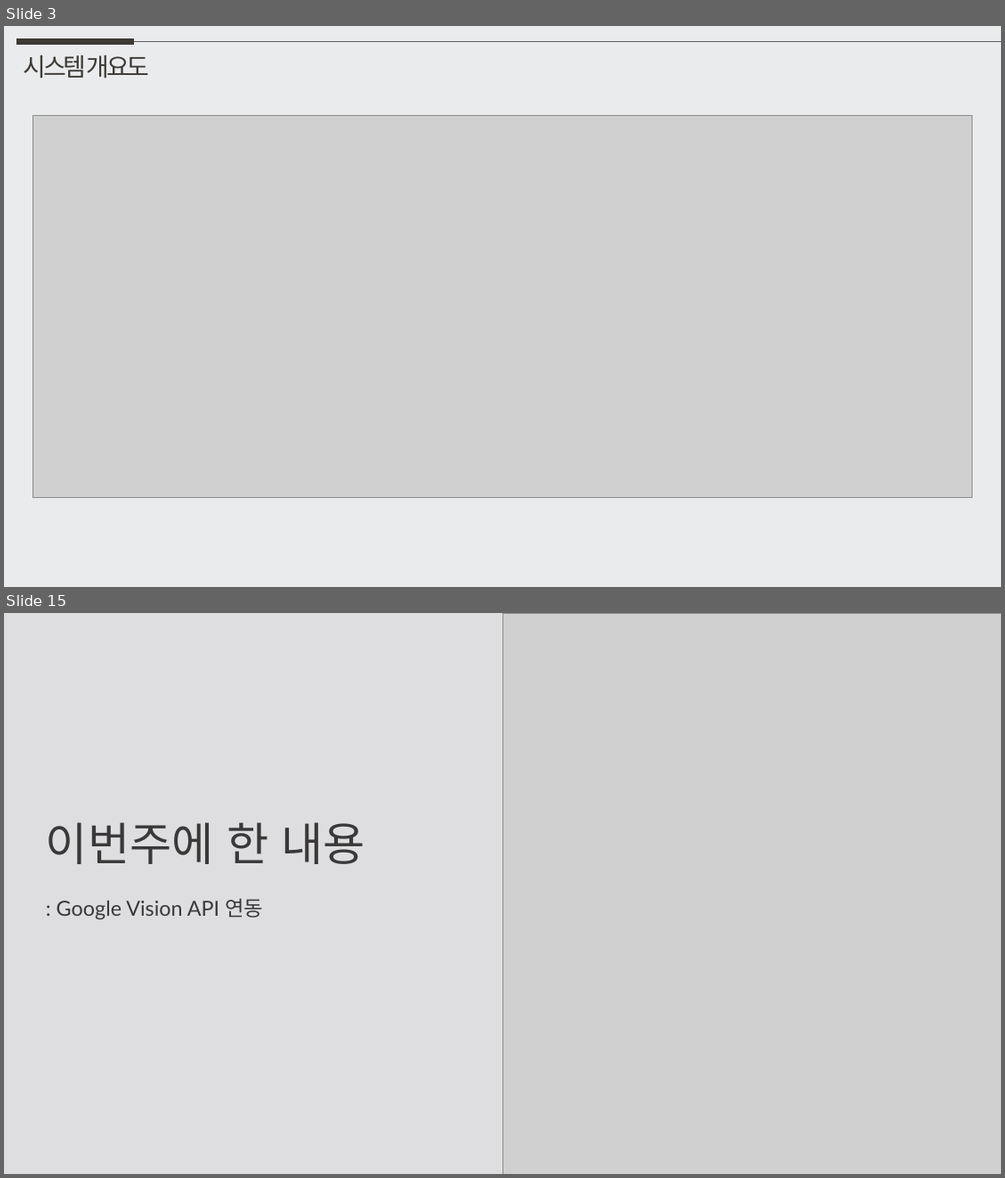
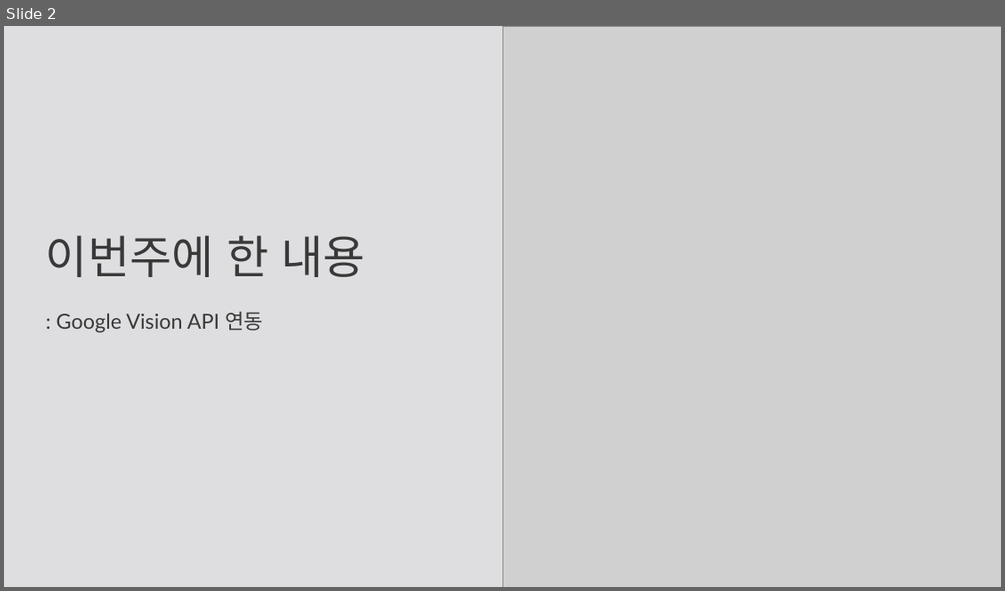
Before and after one commit to weaknessHero/Project_AvatarS, a slide deck: 발표자료/업데이트/LJJppt.pptx. Shown one above the other, each under a label of ours: slides 3 and 15 before the commit, slide 2 after it; the slides between them are not shown. The pictures are 1005x1178 and 1005x591 pixels, drawn with LibreOffice and Linux fonts; fonts in the diff are those of the drawing; grey boxes stand for pictures. Boxes give left, top, right and bottom in pixels: in the first picture for what was removed or moved away, otherwise in the second. Text is boxed around its words. In the diff, an @@ line names an element or a change of style, - is before the commit and + after.

```diff
--- a/발표자료/업데이트/LJJppt.pptx
+++ b/발표자료/업데이트/LJJppt.pptx
@@ slide 3 removed at <box>4,26,1001,587</box>, background #EAEBED @@
@@ line removed from (16, 42) to (134, 42) @@
@@ line removed from (134, 42) to (1001, 42) @@
@@ text removed at <box>24,55,149,78</box> @@
-시스템 개요도
@@ picture removed at <box>32,115,971,497</box> @@
@@ what was slide 15 is now slide 2 @@
```
Also in this commit, not shown: 1 slide added, 18 other slides removed, 1 other file.
